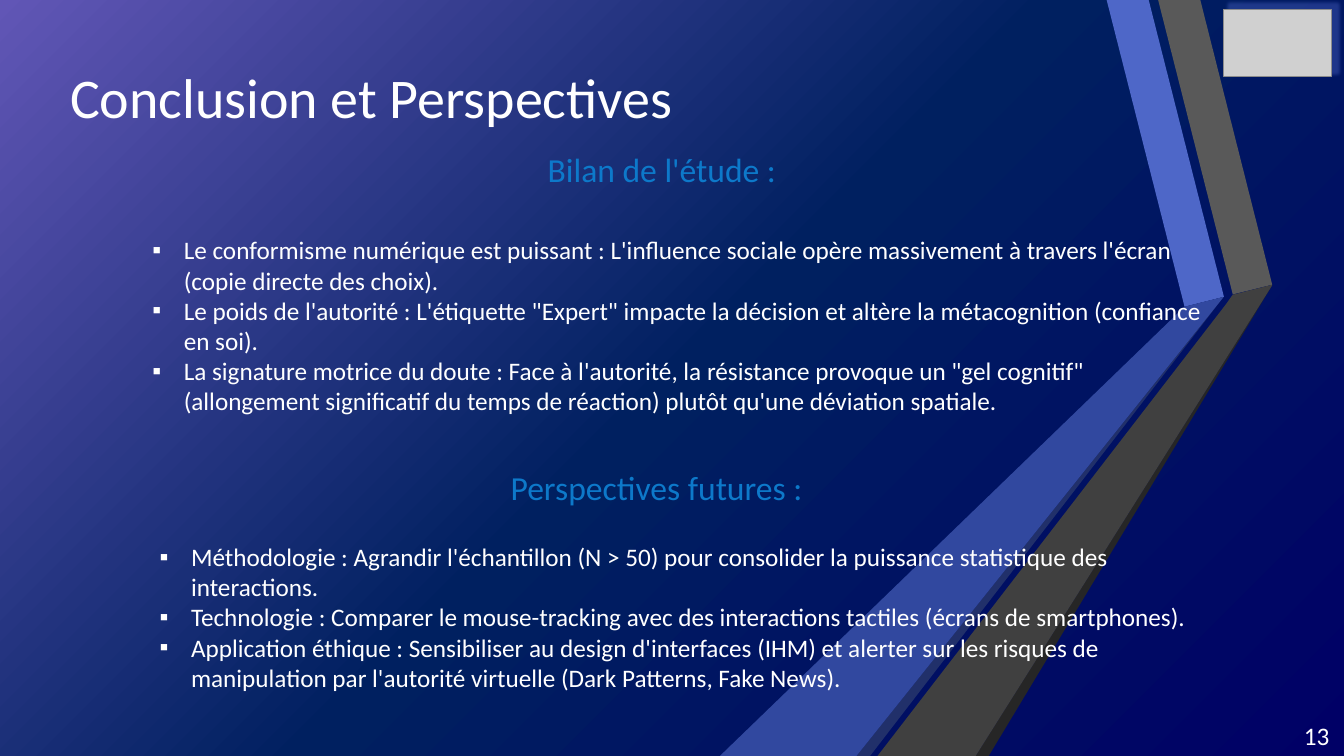
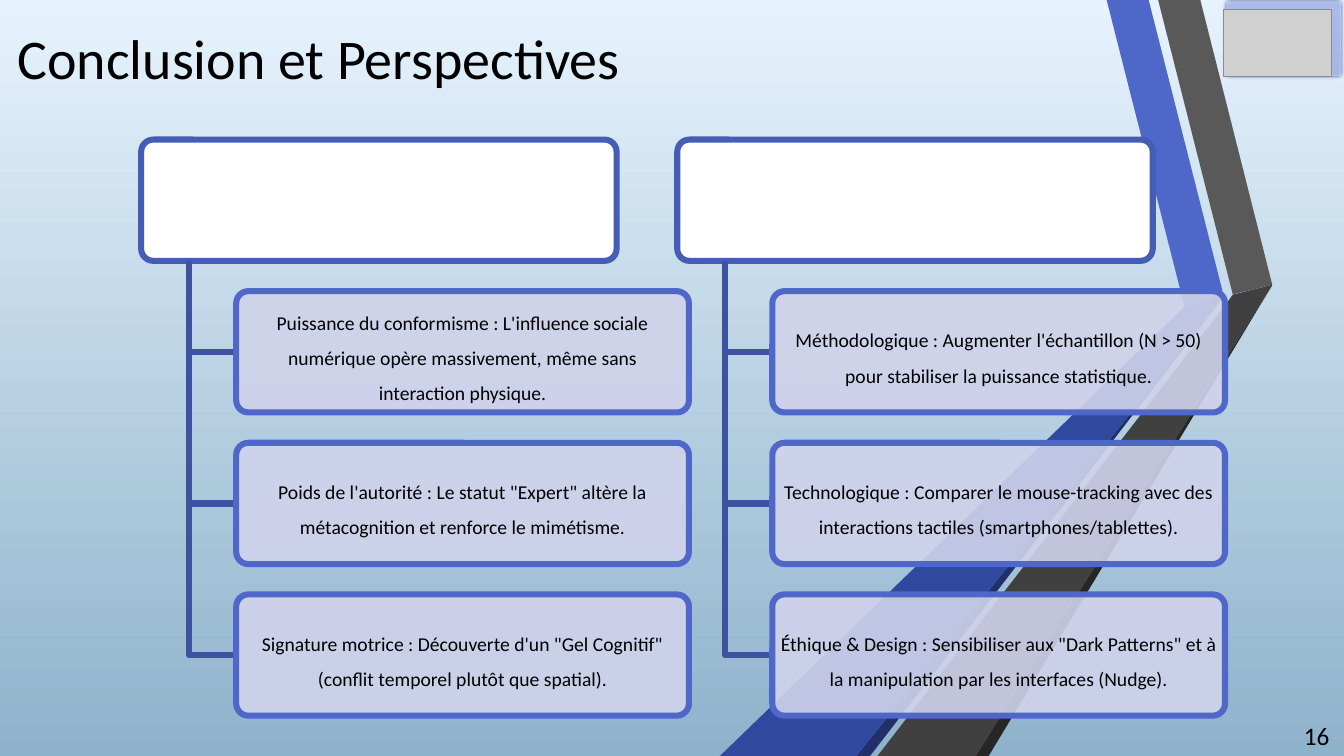
Before and after one commit to Milhane69/Portfolio-RABEHI-Milhane, a slide deck: slide 16 of Expérience.pptx (slide 13 before the commit). Drawn at 1344x756 pixels with LibreOffice and Linux fonts; fonts in the diff are those of the drawing; grey boxes stand for pictures. Boxes give left, top, right and bottom in pixels: in the first picture for what was removed or moved away, otherwise in the second. Text is boxed around its words. In the diff, an @@ line names an element or a change of style, - is before the commit and + after.

```diff
--- a/Expérience.pptx
+++ b/Expérience.pptx
@@ background gradient #6156B6 to #002060 to #000066 to gradient #E6F3FD to #8FB2CC @@
@@ rectangle at (x1=0, y1=0, x2=1344, y2=756): fill gradient #6156B6 to #002060 to #000066 to gradient #E6F3FD to #8FB2CC @@
@@ title "Conclusion et Perspectives" moved from (x1=70, y1=79, x2=672, y2=127) to (x1=18, y1=40, x2=619, y2=88) @@
@@ title "Conclusion et Perspectives" at (x1=18, y1=40, x2=619, y2=88): text colour #FFFFFF to #000000 @@
@@ freeform shape at (x1=16, y1=0, x2=139, y2=582): fill #FFFFFF to #595959 @@
@@ rectangle at (x1=1224, y1=0, x2=1344, y2=79): outline #3A4C94 1.25 pt to #606BAC 4.33 pt @@
@@ text removed at (x1=548, y1=159, x2=760, y2=182) @@
-Bilan de l'étude :
@@ text removed at (x1=184, y1=239, x2=1200, y2=415) @@
-▪ Le conformisme numérique est puissant : L'influence sociale opère massivement à travers l'écran (copie directe des choix).
-▪ Le poids de l'autorité : L'étiquette "Expert" impacte la décision et altère la métacognition (confiance en soi).
-▪ La signature motrice du doute : Face à l'autorité, la résistance provoque un "gel cognitif" (allongement significatif du temps de réaction) plutôt qu'une déviation spatiale.
@@ text removed at (x1=511, y1=477, x2=786, y2=506) @@
-Perspectives futures :
@@ text removed at (x1=191, y1=546, x2=1185, y2=693) @@
-▪ Méthodologie : Agrandir l'échantillon (N > 50) pour consolider la puissance statistique des interactions.
-▪ Technologie : Comparer le mouse-tracking avec des interactions tactiles (écrans de smartphones).
-▪ Application éthique : Sensibiliser au design d'interfaces (IHM) et alerter sur les risques de manipulation par l'autorité virtuelle (Dark Patterns, Fake News).
@@ freeform shape at (x1=16, y1=578, x2=151, y2=756): fill #FFFFFF to #262626 @@
@@ freeform shape at (x1=16, y1=578, x2=203, y2=756): fill #FFFFFF to #404040 @@
@@ group added at (x1=141, y1=139, x2=1225, y2=716): 8 rounded rectangles, 6 freeform shapes, 6 texts @@
+Puissance du conformisme : L'influence sociale numérique opère massivement, même sans interaction physique.
+Poids de l'autorité : Le statut "Expert" altère la métacognition et renforce le mimétisme.
+Signature motrice : Découverte d'un "Gel Cognitif" (conflit temporel plutôt que spatial).
+Méthodologique : Augmenter l'échantillon (N > 50) pour stabiliser la puissance statistique.
+Technologique : Comparer le mouse-tracking avec des interactions tactiles (smartphones/tablettes).
+Éthique & Design : Sensibiliser aux "Dark Patterns" et à la manipulation par les interfaces (Nudge).
@@ page number at (x1=1304, y1=728, x2=1330, y2=745): text changed; text colour #FFFFFF to #000000 @@
-13
+16
```
Also in this commit, not shown: 12 other slides changed, 4 slides added, 1 other file.
